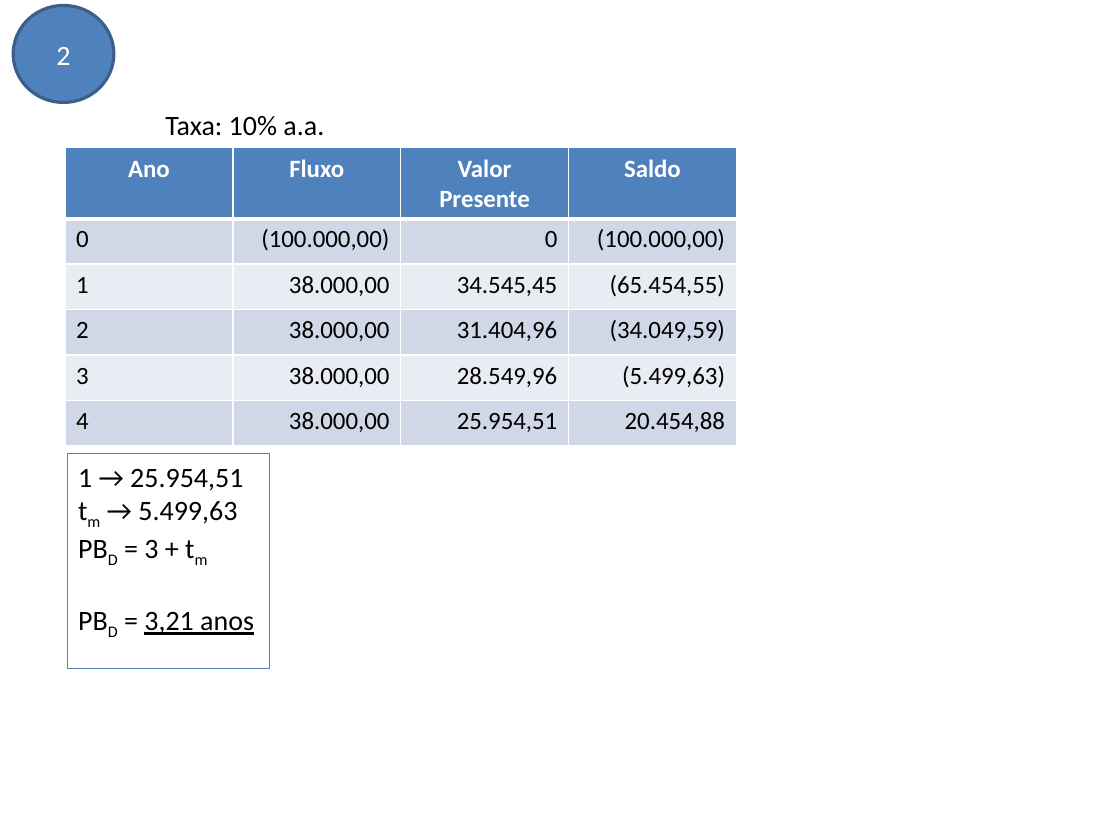
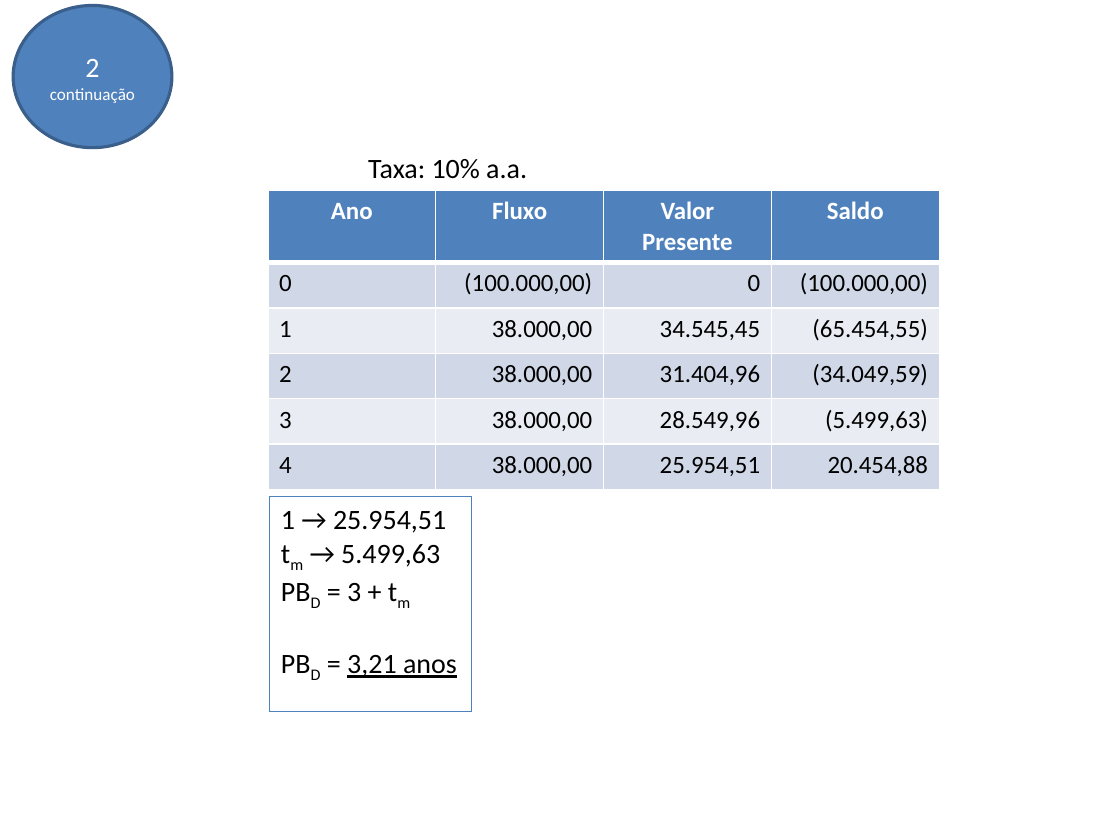
Before and after one commit to avelinoferreiragf/avelino, a slide deck: slide 39 of Gestao Estrategica TI/06 - Análise de Viabilidade de Projetos/Exercícios.pptx (slide 37 before the commit). Drawn at 1120x840 pixels with LibreOffice and Linux fonts; fonts in the diff are those of the drawing. Boxes give left, top, right and bottom in pixels: in the first picture for what was removed or moved away, otherwise in the second. Text is boxed around its words. In the diff, an @@ line names an element or a change of style, - is before the commit and + after.

```diff
--- a/Gestao Estrategica TI/06 - Análise de Viabilidade de Projetos/Exercícios.pptx
+++ b/Gestao Estrategica TI/06 - Análise de Viabilidade de Projetos/Exercícios.pptx
@@ ellipse "2": place and size @@
-ellipse "2" at bbox=[13, 6, 114, 103]
+ellipse "2" at bbox=[13, 6, 172, 148]
@@ text in ellipse at bbox=[50, 88, 135, 103]: paragraph added @@
+continuação
@@ text "Taxa: 10% a.a.": place and size @@
-text "Taxa: 10% a.a." at bbox=[165, 116, 324, 136]
+text "Taxa: 10% a.a." at bbox=[368, 159, 527, 179]
@@ table: place and size @@
-table at bbox=[65, 148, 737, 446]
+table at bbox=[268, 190, 940, 488]
@@ rectangle "1 → 25.954,51": place and size @@
-rectangle "1 → 25.954,51" at bbox=[67, 454, 269, 669]
+rectangle "1 → 25.954,51" at bbox=[270, 496, 472, 711]
```
Also in this commit, not shown: 2 other slides changed, 6 slides added, 1 other file.
